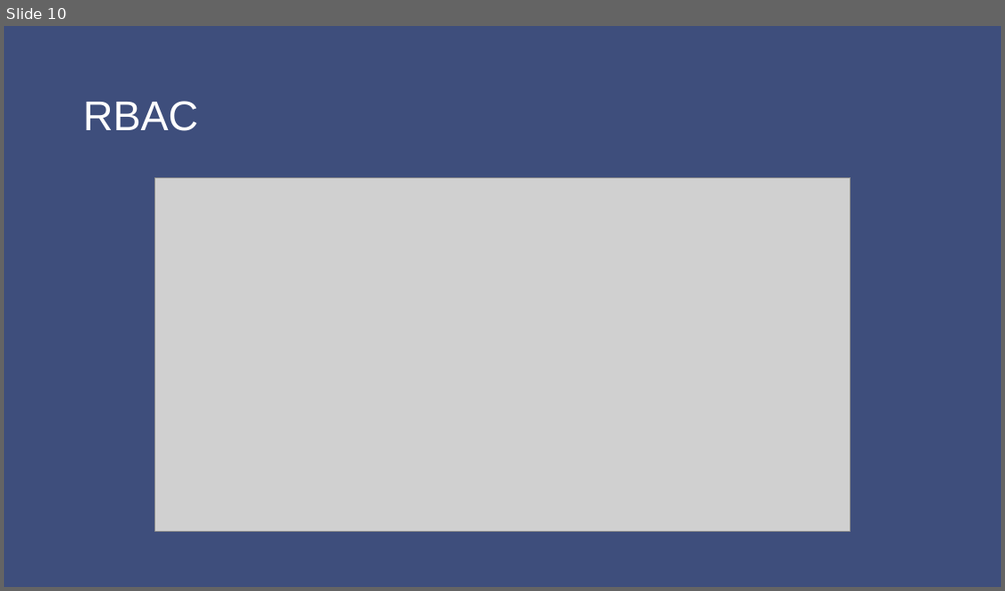
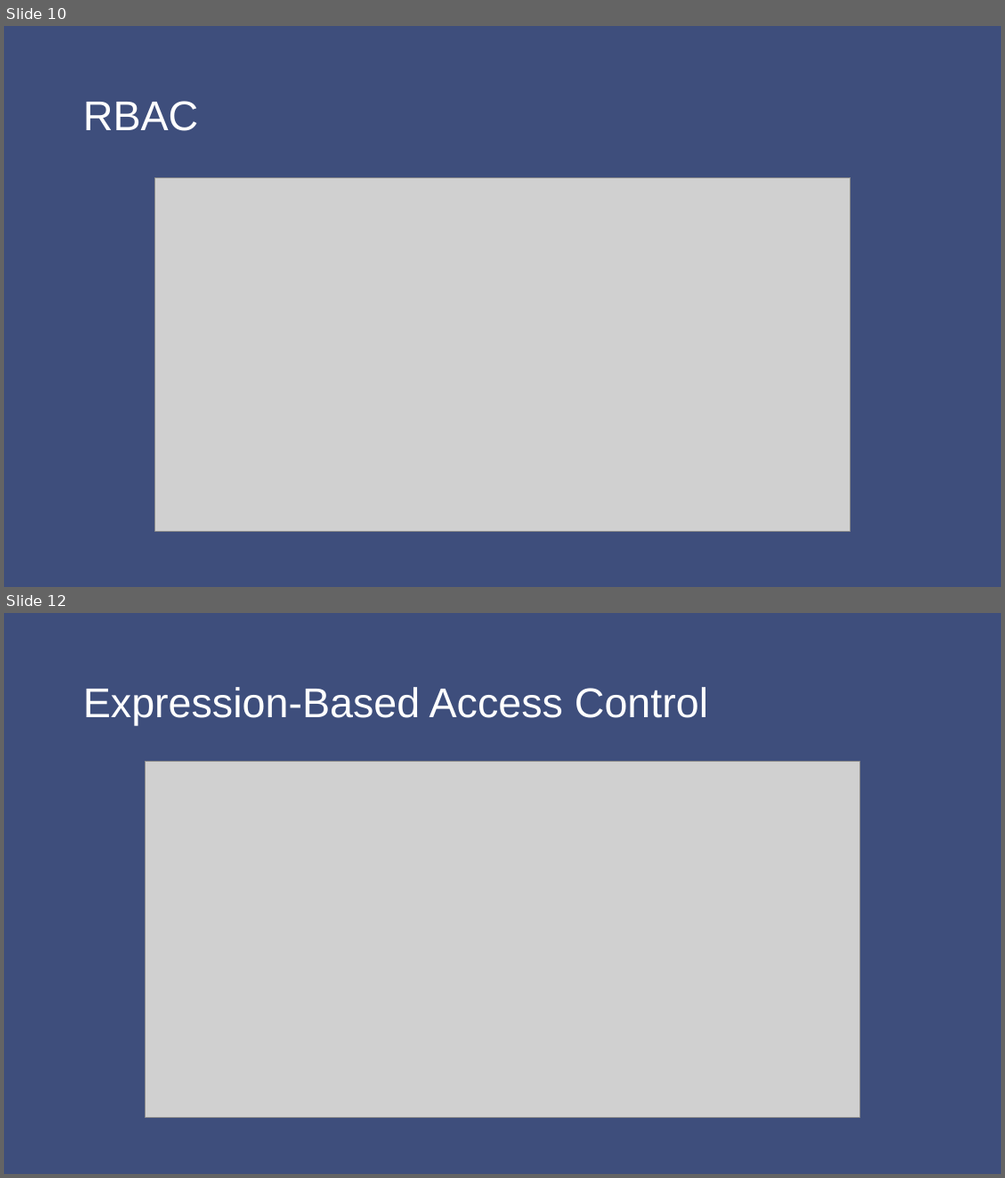
Before and after one commit to jungle0127/security-auth, a slide deck: Spring Security 认证流程.pptx. Shown one above the other, each under a label of ours: slide 10 before the commit, slides 10 and 12 after it; the slides between them are not shown. The pictures are 1005x591 and 1005x1178 pixels, drawn with LibreOffice and Linux fonts; fonts in the diff are those of the drawing; grey boxes stand for pictures. Boxes give left, top, right and bottom in pixels: in the first picture for what was removed or moved away, otherwise in the second. Text is boxed around its words. In the diff, an @@ line names an element or a change of style, - is before the commit and + after.

Commit message:
updated slides

```diff
--- a/Spring Security 认证流程.pptx
+++ b/Spring Security 认证流程.pptx
@@ slide 12 added at <box>4,613,1001,1174</box>, background #3E4E7C @@
@@ title added at <box>83,687,708,726</box>, 40 pt, text #FFFFFF @@
+Expression-Based Access Control
@@ picture added at <box>146,762,859,1118</box> @@
```
Also in this commit, not shown: 1 other slide added.
